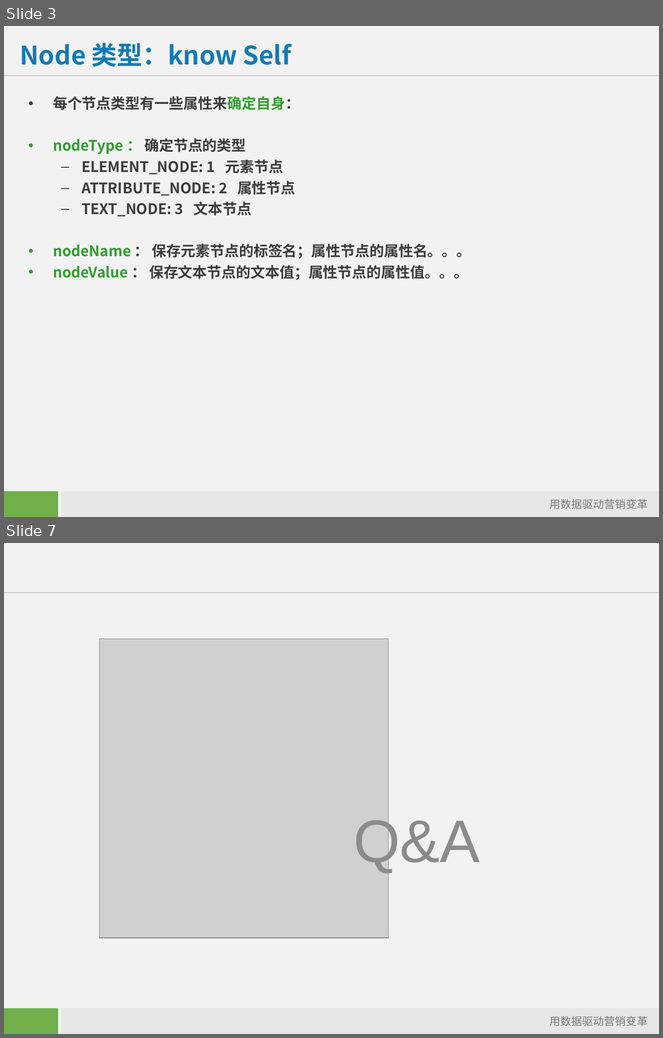
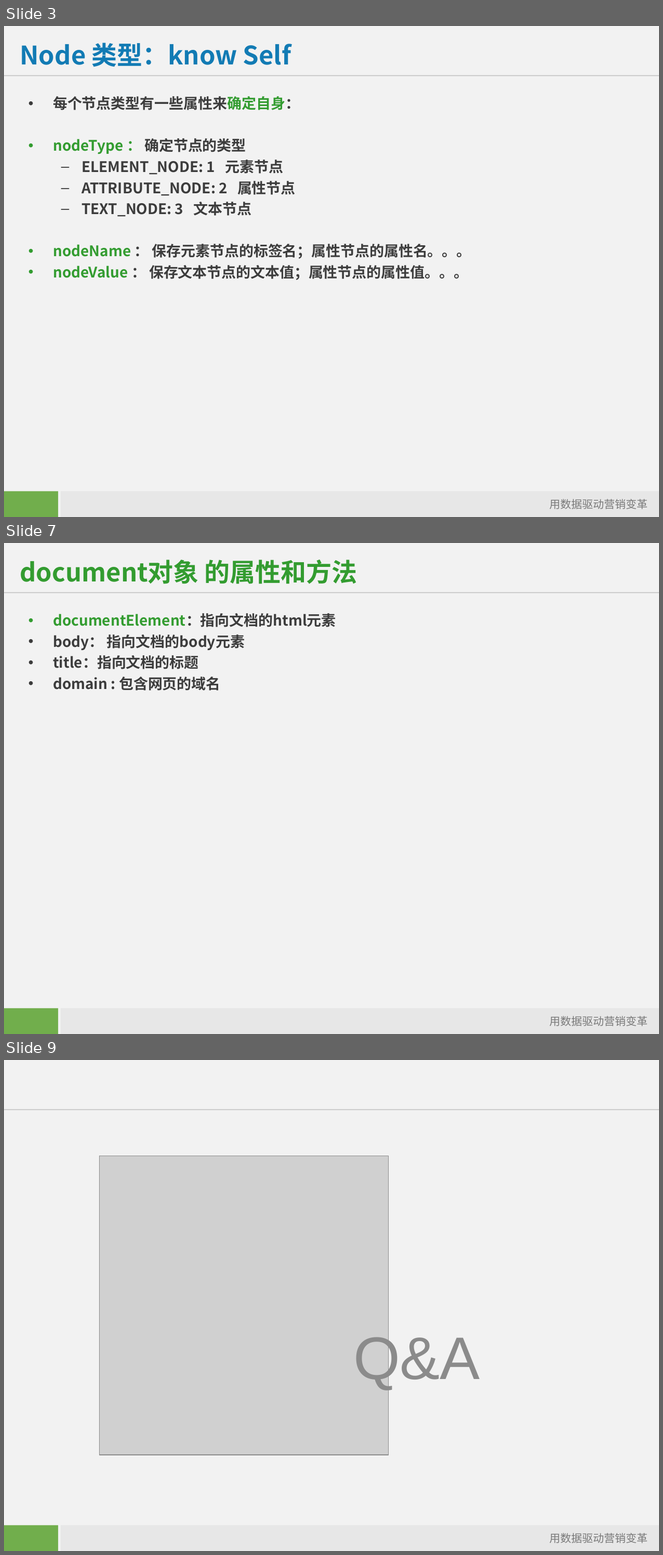
Before and after one commit to starzou/dom-edge, a slide deck: doc/DOM及其应用-DOM-API详解.ppt. Shown one above the other, each under a label of ours: slides 3 and 7 before the commit, slides 3, 7 and 9 after it; the slides between them are not shown. The pictures are 663x1038 and 663x1555 pixels, drawn with LibreOffice and Linux fonts; fonts in the diff are those of the drawing; grey boxes stand for pictures; background and template pictures are left out. Boxes give left, top, right and bottom in pixels: in the first picture for what was removed or moved away, otherwise in the second. Text is boxed around its words. In the diff, an @@ line names an element or a change of style, - is before the commit and + after.

```diff
--- a/doc/DOM及其应用-DOM-API详解.ppt
+++ b/doc/DOM及其应用-DOM-API详解.ppt
@@ slide 7 added at [4, 543, 659, 1034], background #F2F2F2; not listed: 4 template elements that a slide beside it also shows @@
@@ title added at [20, 560, 358, 584], 28 pt, text #339C30, bold @@
+document对象 的属性和方法
@@ text added at [53, 613, 336, 691], 16 pt, text #3C3C3C, bold @@
+• documentElement：指向文档的html元素
+• body： 指向文档的body元素
+• title：指向文档的标题
+• domain : 包含网页的域名
@@ what was slide 7 is now slide 9 @@
```
Also in this commit, not shown: 3 slides changed, 1 other slide added, 5 other files.
